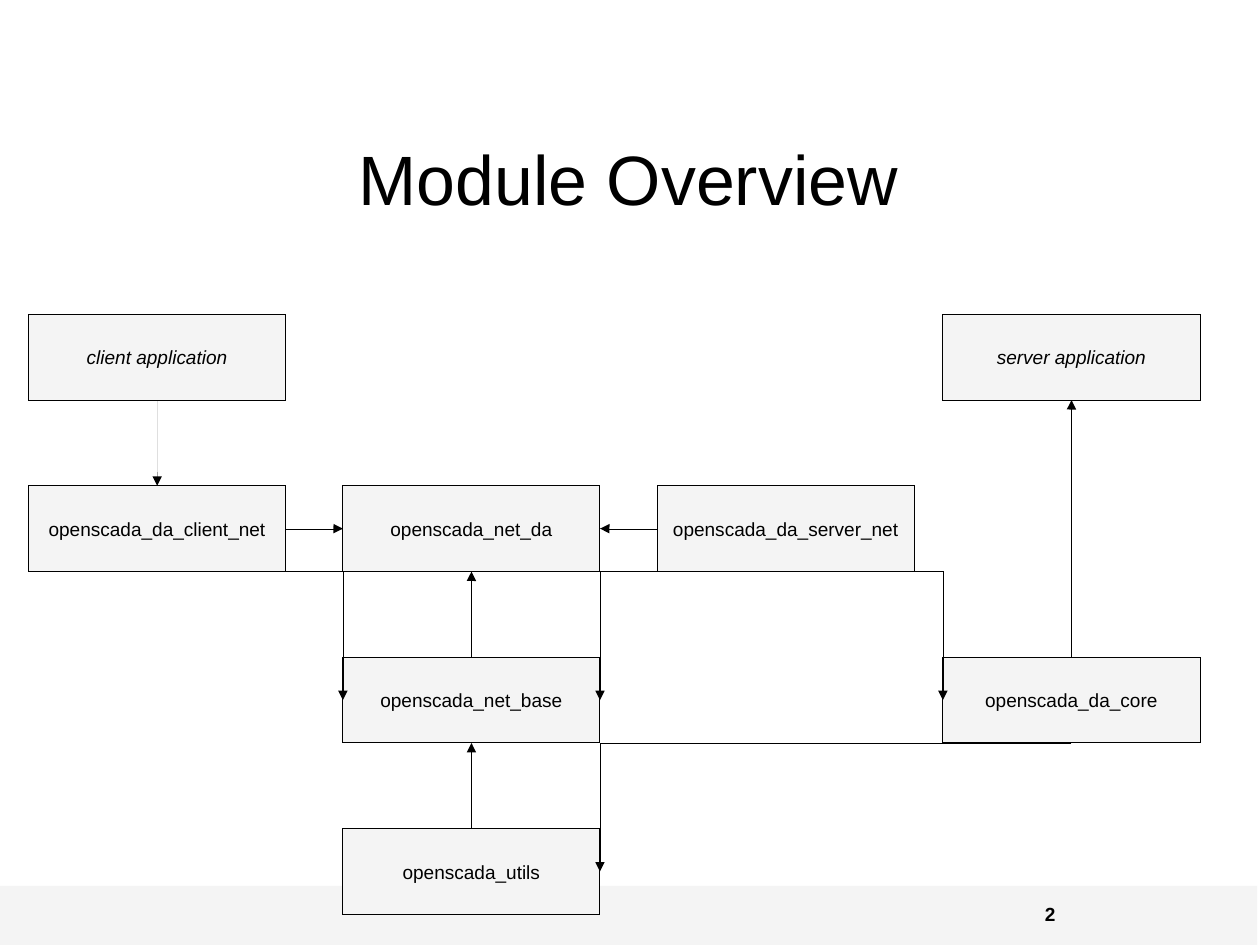
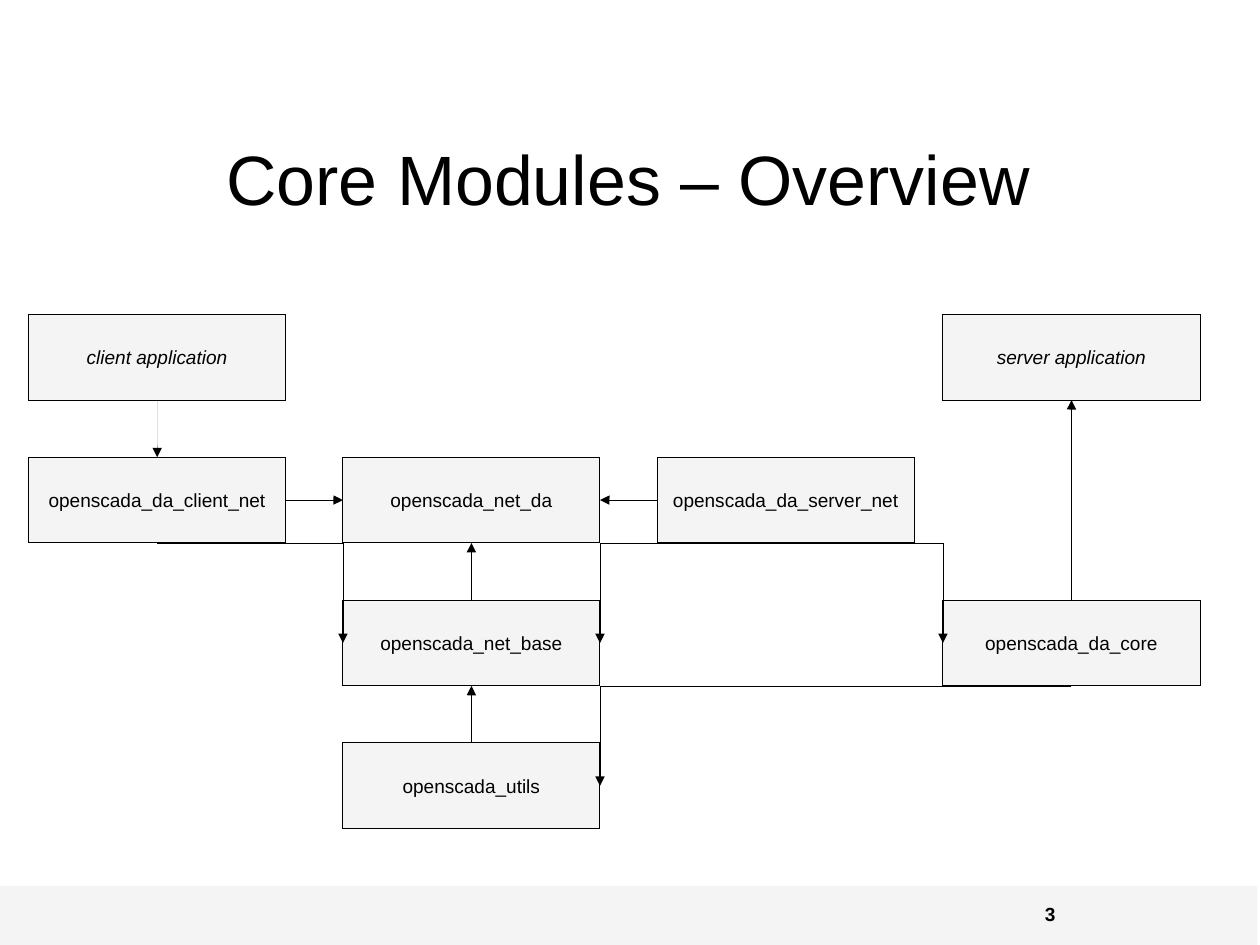
Before and after one commit to ctron/org.openscada.atlantis, a slide deck: slide 3 of documentation/project_overview.odp (slide 2 before the commit). Drawn at 1260x945 pixels with LibreOffice and Linux fonts; fonts in the diff are those of the drawing; background and template pictures are left out. Boxes give left, top, right and bottom in pixels: in the first picture for what was removed or moved away, otherwise in the second. Text is boxed around its words. In the diff, an @@ line names an element or a change of style, - is before the commit and + after.

```diff
--- a/documentation/project_overview.odp
+++ b/documentation/project_overview.odp
@@ title at box(226, 154, 1030, 206): text changed @@
-Module Overview
+Core Modules – Overview
@@ arrow moved from (157, 400) - (158, 486) to (157, 400) - (158, 457) @@
@@ elbow arrow moved from (1072, 657) - (1072, 400) to (1072, 600) - (1072, 400) @@
@@ 3 rectangles, 2 elbow arrows: place and size @@
-3 rectangles, 2 elbow arrows at box(29, 486, 915, 572)
+3 rectangles, 2 elbow arrows at box(29, 457, 915, 543)
@@ elbow arrow moved from (157, 572) - (343, 701) to (157, 543) - (343, 644) @@
@@ elbow arrow moved from (471, 657) - (472, 572) to (471, 600) - (472, 543) @@
@@ elbow arrow moved from (785, 572) - (600, 700) to (785, 543) - (600, 644) @@
@@ elbow arrow moved from (785, 572) - (943, 701) to (785, 543) - (943, 644) @@
@@ rectangle "openscada_net_base": place and size @@
-rectangle "openscada_net_base" at box(343, 657, 600, 743)
+rectangle "openscada_net_base" at box(343, 600, 600, 686)
@@ rectangle "openscada_da_core": place and size @@
-rectangle "openscada_da_core" at box(943, 657, 1201, 743)
+rectangle "openscada_da_core" at box(943, 600, 1201, 686)
@@ elbow arrow moved from (471, 829) - (472, 743) to (471, 743) - (472, 686) @@
@@ elbow arrow moved from (1071, 743) - (600, 871) to (1071, 686) - (600, 787) @@
@@ rectangle "openscada_utils": place and size @@
-rectangle "openscada_utils" at box(343, 829, 600, 915)
+rectangle "openscada_utils" at box(343, 743, 600, 829)
@@ page number at box(1045, 907, 1056, 922): text changed @@
-2
+3
```
Also in this commit, not shown: 7 slides added, 1 slide removed.
